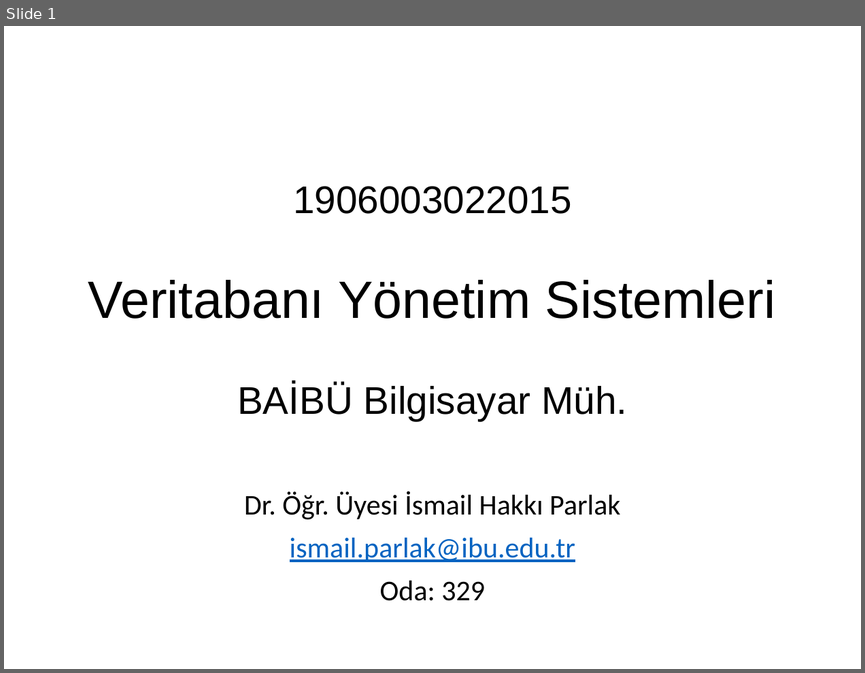
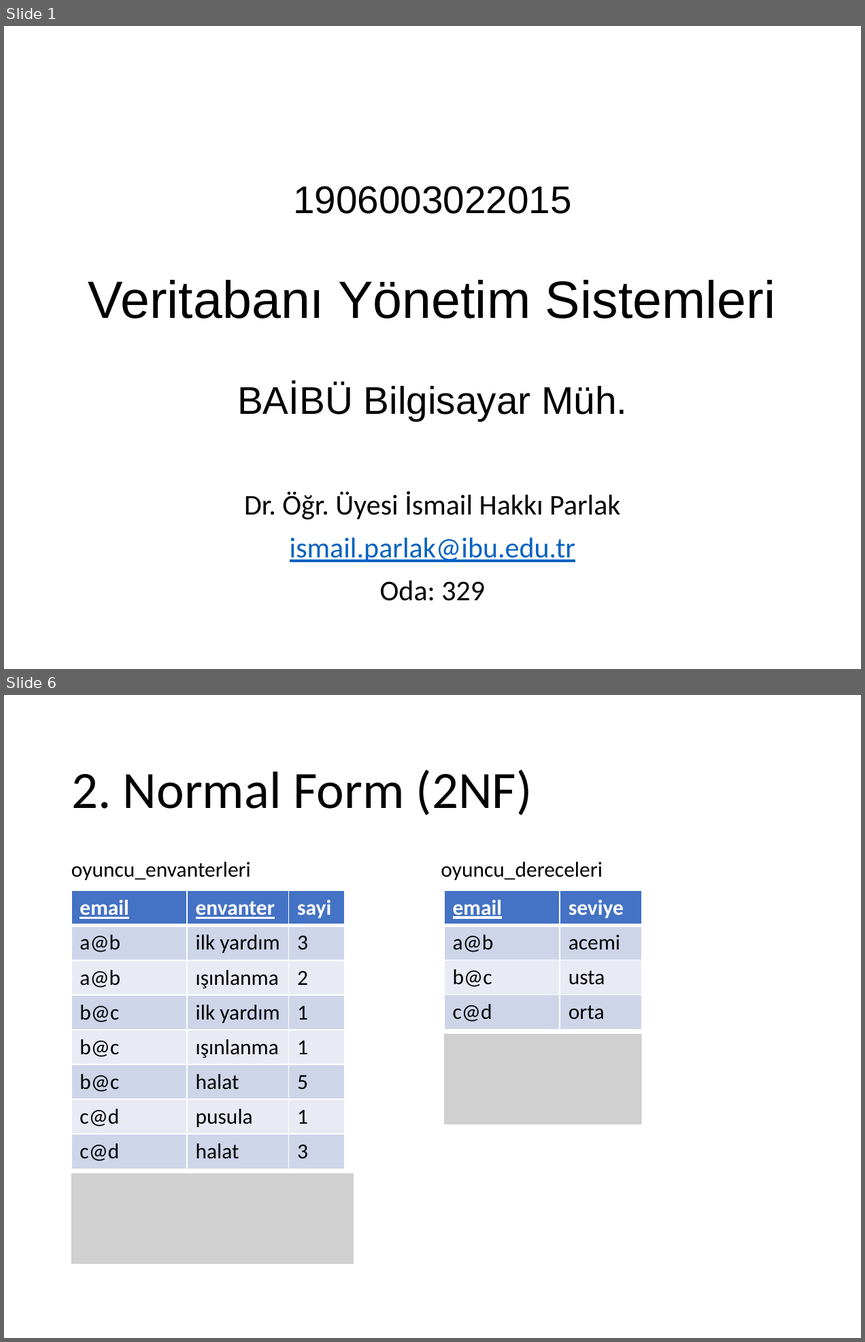
Before and after one commit to ihpar/dbms, a slide deck: Slides/Ders 5.1 Design 2NF.pptx. Shown one above the other, each under a label of ours: slide 1 before the commit, slides 1 and 6 after it; the slides between them are not shown. The pictures are 865x673 and 865x1342 pixels, drawn with LibreOffice and Linux fonts; fonts in the diff are those of the drawing; grey boxes stand for pictures. Boxes give left, top, right and bottom in pixels: in the first picture for what was removed or moved away, otherwise in the second. Text is boxed around its words. In the diff, an @@ line names an element or a change of style, - is before the commit and + after.

```diff
--- a/Slides/Ders 5.1 Design 2NF.pptx
+++ b/Slides/Ders 5.1 Design 2NF.pptx
@@ slide 6 added at box(4, 695, 861, 1338), background #FFFFFF @@
@@ title added at box(71, 770, 532, 815), 44 pt, text #000000 @@
+2. Normal Form (2NF)
@@ text added at box(71, 862, 251, 880), 18 pt, text #000000 @@
+oyuncu_envanterleri
@@ text added at box(441, 862, 602, 880), 18 pt, text #000000 @@
+oyuncu_dereceleri
@@ table added at box(71, 890, 344, 1168), 8 rows, 3 columns @@
+email | envanter | sayi
+a@b | ilk yardım | 3
+a@b | ışınlanma | 2
+b@c | ilk yardım | 1
+b@c | ışınlanma | 1
+b@c | halat | 5
+c@d | pusula | 1
+c@d | halat | 3
@@ table added at box(445, 890, 643, 1029), 4 rows, 2 columns @@
+email | seviye
+a@b | acemi
+b@c | usta
+c@d | orta
@@ picture added at box(445, 1034, 643, 1124) @@
@@ picture added at box(71, 1173, 354, 1264) @@
```
Also in this commit, not shown: 4 slides changed, 8 other files.
